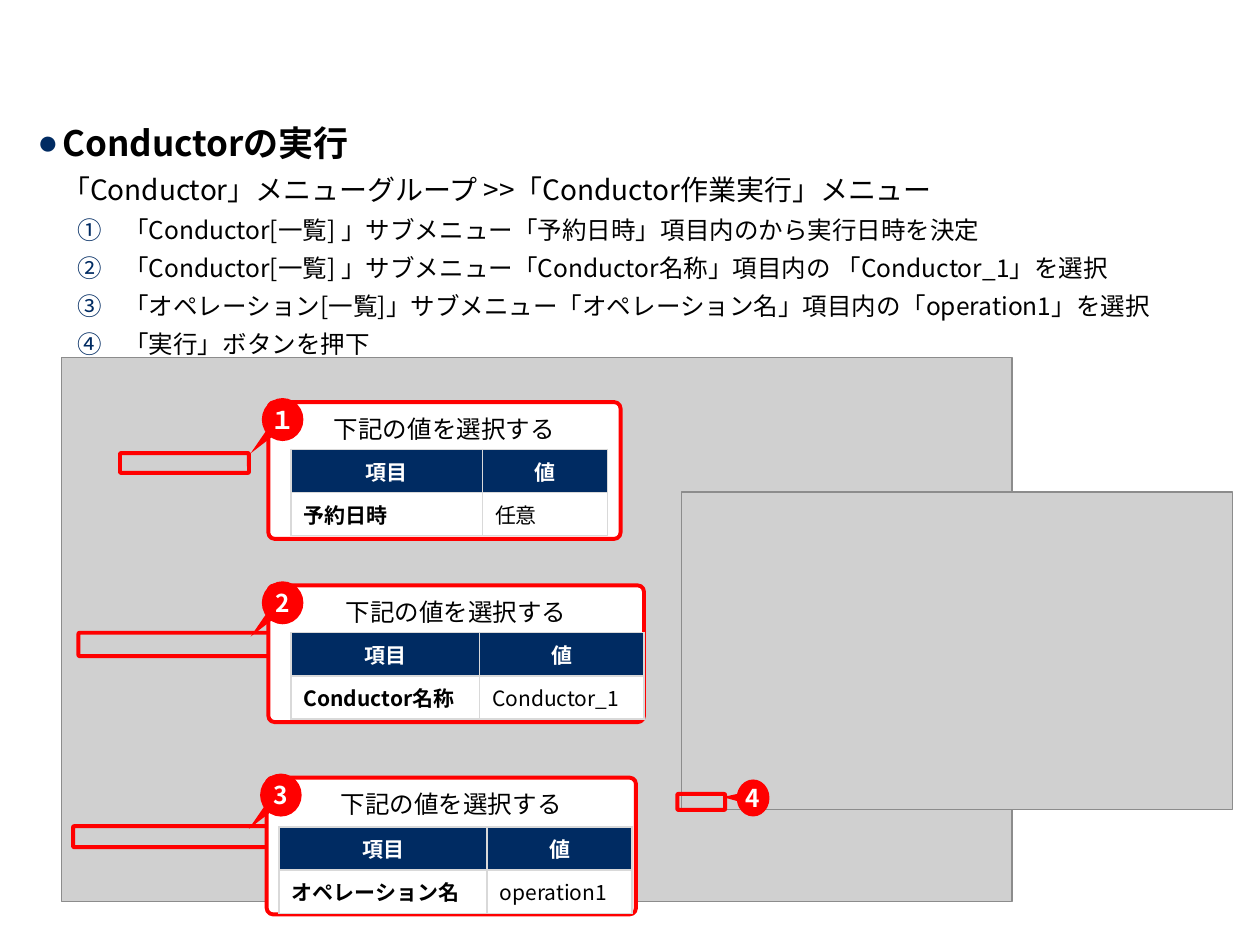
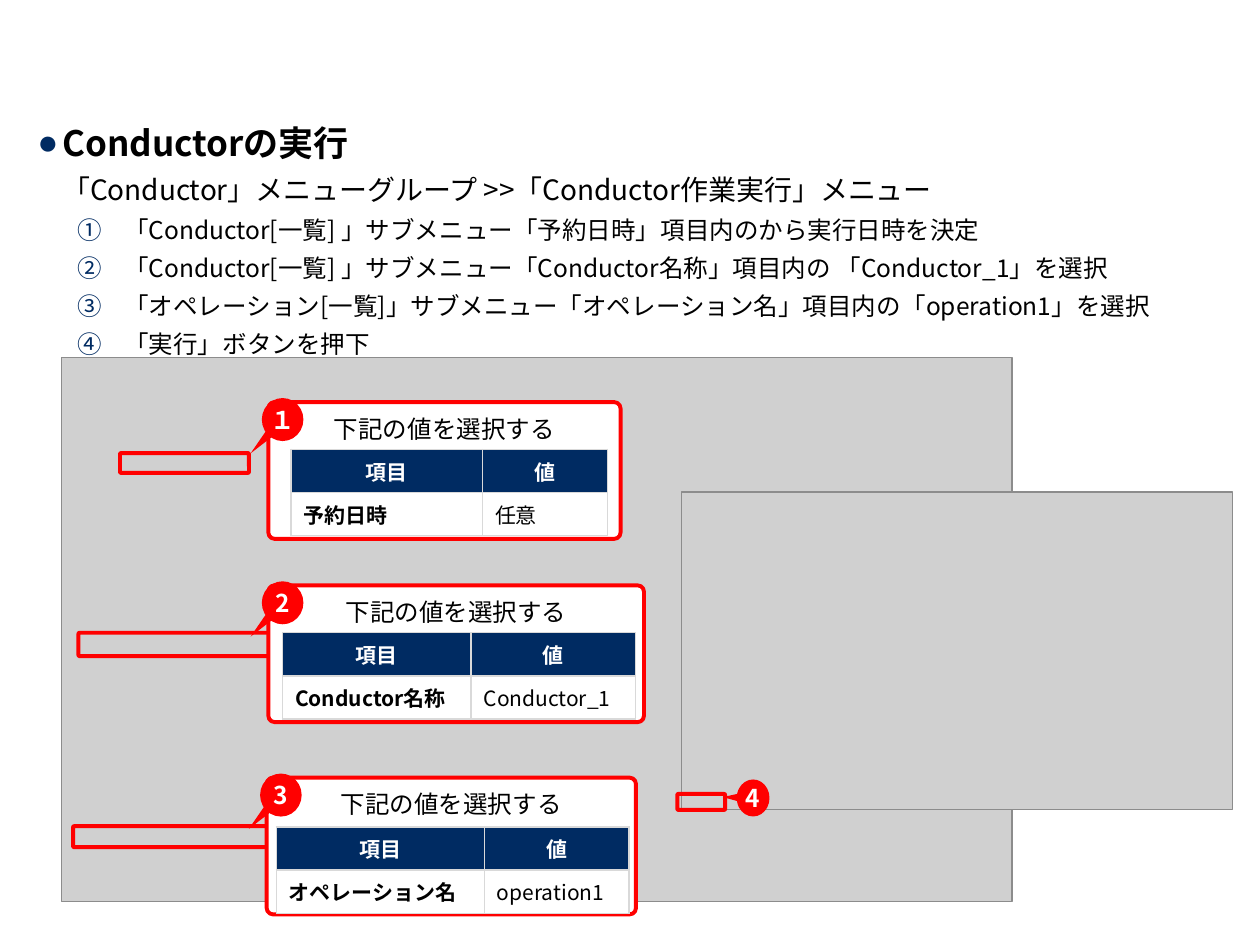
Before and after one commit to exastro-suite/it-automation-docs, a slide deck: slide 29 of asset/Learn_ja/ITA-Conductor_practice_ja.pptx. Drawn at 1260x945 pixels with LibreOffice and Linux fonts; fonts in the diff are those of the drawing; grey boxes stand for pictures; background and template pictures are left out. Boxes give left, top, right and bottom in pixels: in the first picture for what was removed or moved away, otherwise in the second. Text is boxed around its words. In the diff, an @@ line names an element or a change of style, - is before the commit and + after.

```diff
--- a/asset/Learn_ja/ITA-Conductor_practice_ja.pptx
+++ b/asset/Learn_ja/ITA-Conductor_practice_ja.pptx
@@ table: place and size @@
-table at [291, 633, 645, 713]
+table at [282, 633, 636, 713]
@@ table: place and size @@
-table at [280, 827, 633, 909]
+table at [276, 827, 629, 909]
```
Also in this commit, not shown: 1 other file.
